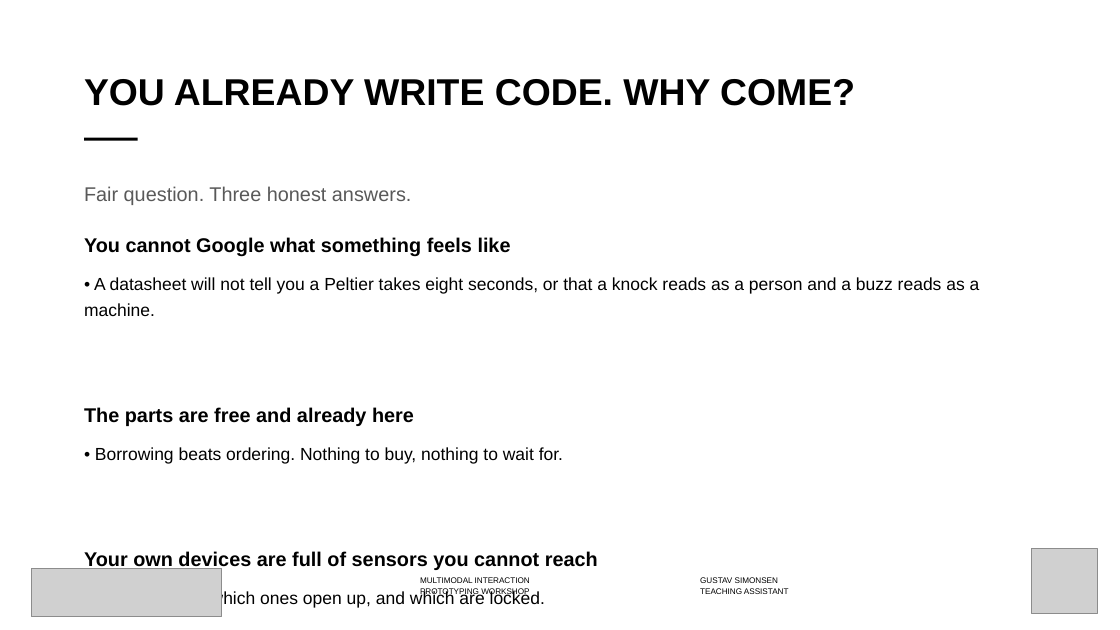
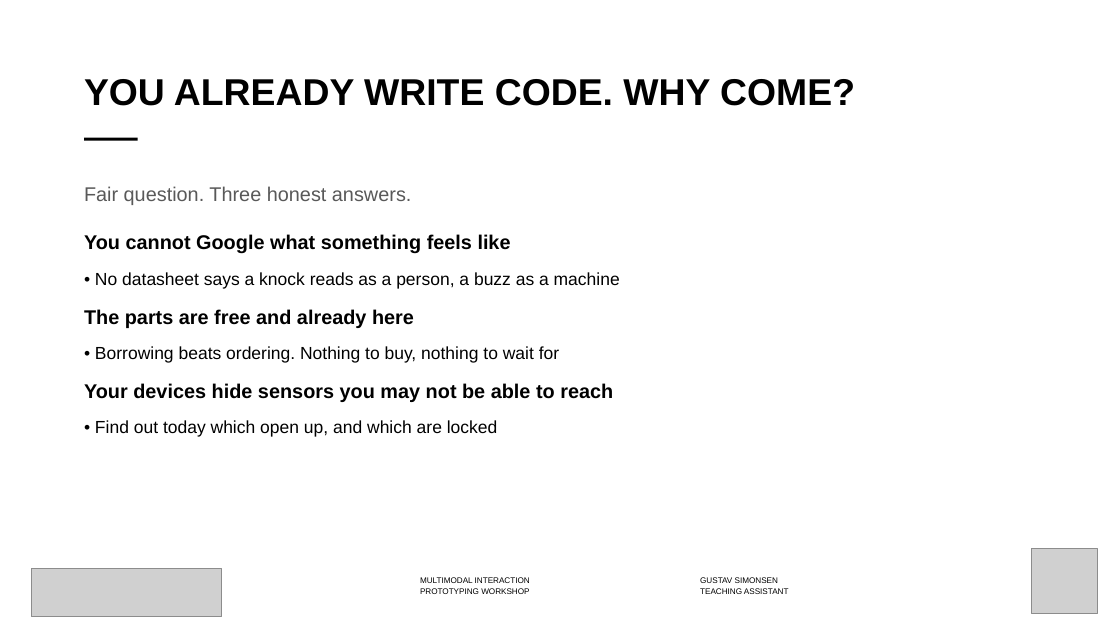
Before and after one commit to labtools-au/multimodal-actuator-workshop, a slide deck: slide 22 of docs/multimodal-actuator-workshop.pptx. Drawn at 1120x630 pixels with LibreOffice and Linux fonts; fonts in the diff are those of the drawing; grey boxes stand for pictures; background and template pictures are left out. Boxes give left, top, right and bottom in pixels: in the first picture for what was removed or moved away, otherwise in the second. Text is boxed around its words. In the diff, an @@ line names an element or a change of style, - is before the commit and + after.

```diff
--- a/docs/multimodal-actuator-workshop.pptx
+++ b/docs/multimodal-actuator-workshop.pptx
@@ text at bbox=[84, 186, 511, 328]: less space between paragraphs @@
@@ text at bbox=[95, 272, 620, 289]: text changed @@
-• A datasheet will not tell you a Peltier takes eight seconds, or that a knock reads as a person and a buzz reads as a machine.
+• No datasheet says a knock reads as a person, a buzz as a machine
@@ text at bbox=[84, 346, 613, 437]: text changed @@
-• Borrowing beats ordering. Nothing to buy, nothing to wait for.
-Your own devices are full of sensors you cannot reach
-• Find out today which ones open up, and which are locked.
+• Borrowing beats ordering. Nothing to buy, nothing to wait for
+Your devices hide sensors you may not be able to reach
+• Find out today which open up, and which are locked
```
Also in this commit, not shown: 15 other slides changed, 9 other files.
